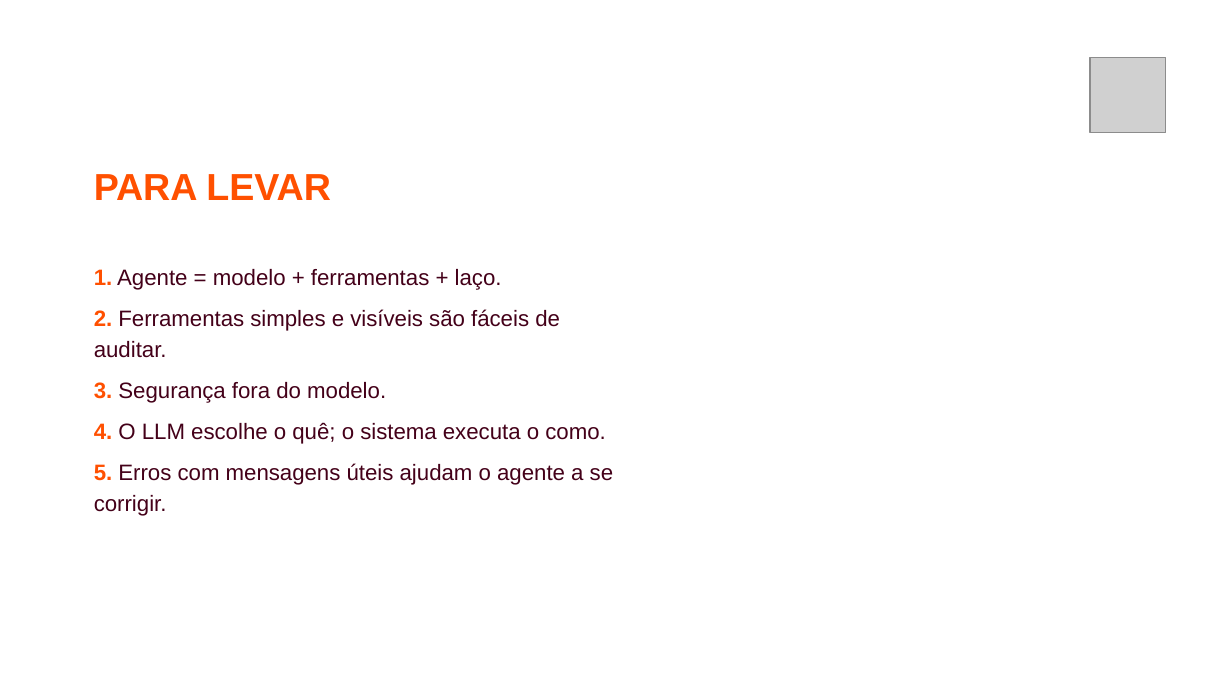
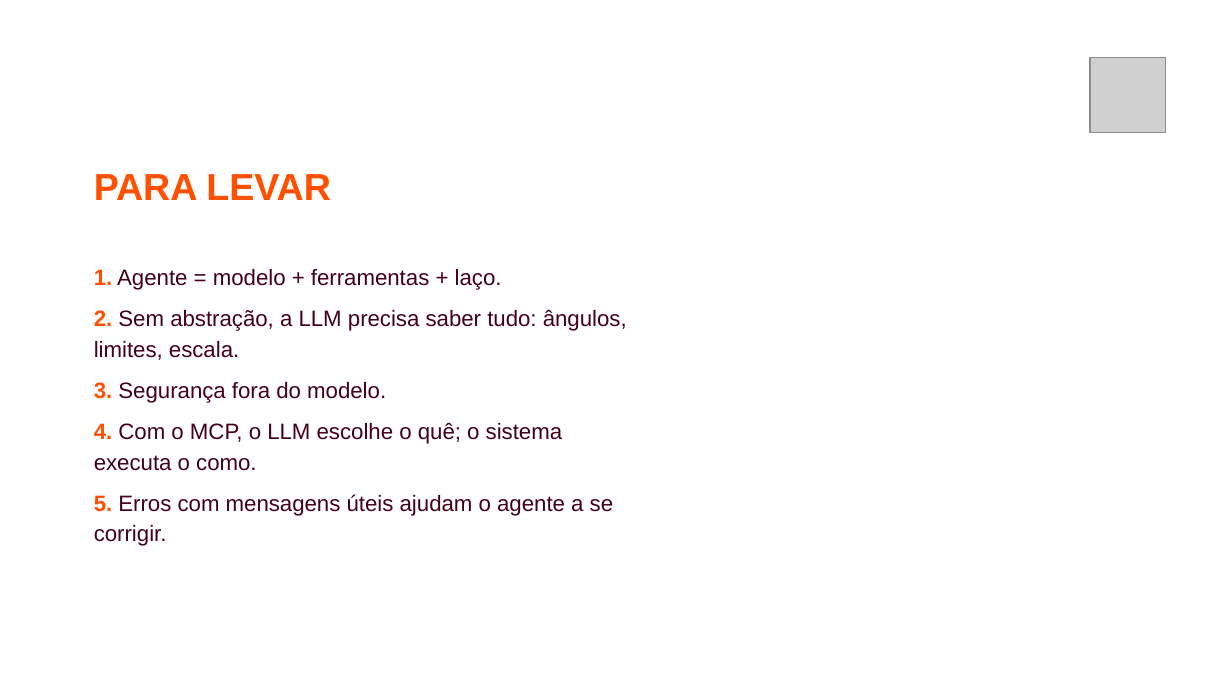
Before and after one commit to jhlr/plotter, a slide deck: slide 31 of workshop/dinamica-ia-hardware.pptx (slide 28 before the commit). Drawn at 1232x693 pixels with LibreOffice and Linux fonts; fonts in the diff are those of the drawing; grey boxes stand for pictures; background and template pictures are left out. Boxes give left, top, right and bottom in pixels: in the first picture for what was removed or moved away, otherwise in the second. Text is boxed around its words. In the diff, an @@ line names an element or a change of style, - is before the commit and + after.

```diff
--- a/workshop/dinamica-ia-hardware.pptx
+++ b/workshop/dinamica-ia-hardware.pptx
@@ text at bbox=[94, 309, 627, 360]: text changed @@
-2. Ferramentas simples e visíveis são fáceis de auditar.
+2. Sem abstração, a LLM precisa saber tudo: ângulos, limites, escala.
@@ text at bbox=[94, 422, 562, 471]: text changed @@
-4. O LLM escolhe o quê; o sistema executa o como.
+4. Com o MCP, o LLM escolhe o quê; o sistema executa o como.
```
Also in this commit, not shown: 6 other slides changed, 6 slides added, 3 slides removed, 13 other files.
